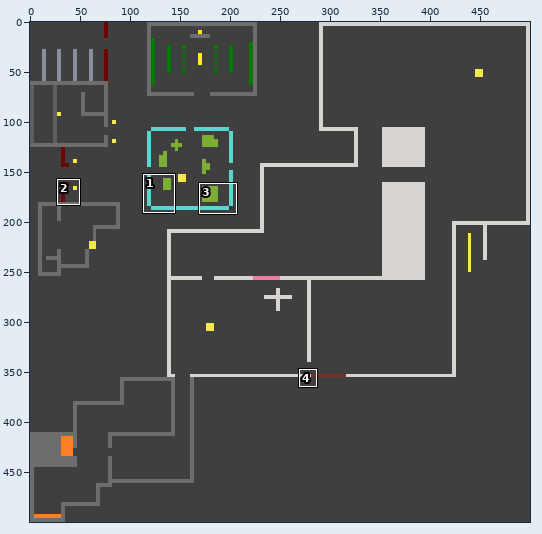
File history of a sprite sheet, fondo.png. The first picture is a wide view before the edit; the outline marks the close-up.
Close-up. First the earlier version:
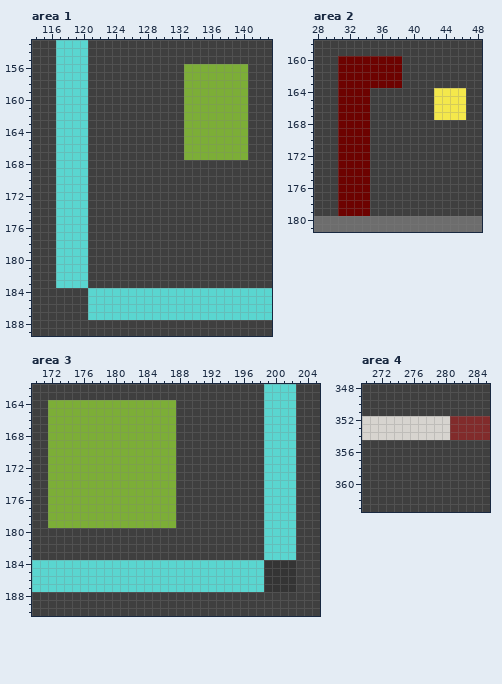
The file is 500x500 pixels. Colours within 5 levels of each other are drawn and written as one. Shown: area 1: x 114..143, y 153..189; area 2: x 28..48, y 158..181; area 3: x 170..205, y 162..190; area 4: x 270..285, y 348..363. The commit also changed other parts of the picture, which this record leaves out.
Once edited:
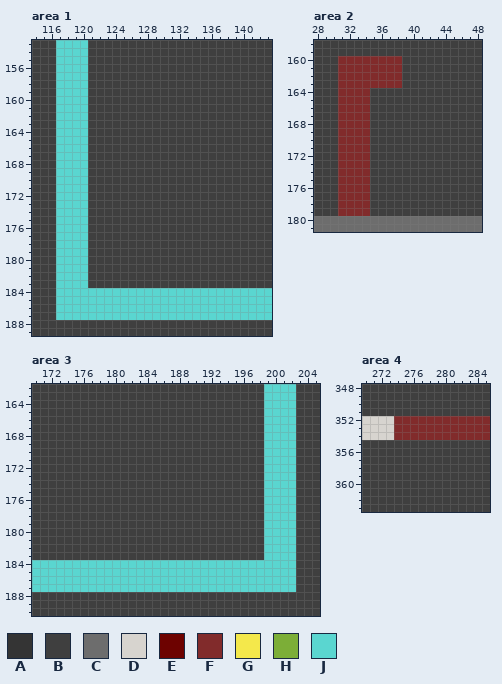
Palette (. is transparent): A #343434  B #3f3f3f  C #6d6d6d  D #d7d4cf  E #6d0200  F #812b2b  G #f4e84b  H #7cae37  J #5ad6d0
The edit:
--- area 1
@@ x 131..142 @@
 155 BBBBBBBBBBBB
-156 BBHHHHHHHHBB
-157 BBHHHHHHHHBB
-158 BBHHHHHHHHBB
-159 BBHHHHHHHHBB
-160 BBHHHHHHHHBB
-161 BBHHHHHHHHBB
-162 BBHHHHHHHHBB
-163 BBHHHHHHHHBB
-164 BBHHHHHHHHBB
-165 BBHHHHHHHHBB
-166 BBHHHHHHHHBB
-167 BBHHHHHHHHBB
+156 BBBBBBBBBBBB
+157 BBBBBBBBBBBB
+158 BBBBBBBBBBBB
+159 BBBBBBBBBBBB
+160 BBBBBBBBBBBB
+161 BBBBBBBBBBBB
+162 BBBBBBBBBBBB
+163 BBBBBBBBBBBB
+164 BBBBBBBBBBBB
+165 BBBBBBBBBBBB
+166 BBBBBBBBBBBB
+167 BBBBBBBBBBBB
 168 BBBBBBBBBBBB
@@ x 115..122 @@
 183 BBJJJJBB
-184 BBBBBBJJ
-185 BBBBBBJJ
-186 BBBBBBJJ
-187 BBBBBBJJ
+184 BBJJJJJJ
+185 BBJJJJJJ
+186 BBJJJJJJ
+187 BBJJJJJJ
 188 BBBBBBBB
--- area 2
@@ x 28..48 @@
 159 BBBBBBBBBBBBBBBBBBBBB
-160 BBBEEEEEEEEBBBBBBBBBB
-161 BBBEEEEEEEEBBBBBBBBBB
-162 BBBEEEEEEEEBBBBBBBBBB
-163 BBBEEEEEEEEBBBBBBBBBB
-164 BBBEEEEBBBBBBBBGGGGBB
-165 BBBEEEEBBBBBBBBGGGGBB
-166 BBBEEEEBBBBBBBBGGGGBB
-167 BBBEEEEBBBBBBBBGGGGBB
-168 BBBEEEEBBBBBBBBBBBBBB
-169 BBBEEEEBBBBBBBBBBBBBB
-170 BBBEEEEBBBBBBBBBBBBBB
-171 BBBEEEEBBBBBBBBBBBBBB
-172 BBBEEEEBBBBBBBBBBBBBB
-173 BBBEEEEBBBBBBBBBBBBBB
-174 BBBEEEEBBBBBBBBBBBBBB
-175 BBBEEEEBBBBBBBBBBBBBB
-176 BBBEEEEBBBBBBBBBBBBBB
-177 BBBEEEEBBBBBBBBBBBBBB
-178 BBBEEEEBBBBBBBBBBBBBB
-179 BBBEEEEBBBBBBBBBBBBBB
+160 BBBFFFFFFFFBBBBBBBBBB
+161 BBBFFFFFFFFBBBBBBBBBB
+162 BBBFFFFFFFFBBBBBBBBBB
+163 BBBFFFFFFFFBBBBBBBBBB
+164 BBBFFFFBBBBBBBBBBBBBB
+165 BBBFFFFBBBBBBBBBBBBBB
+166 BBBFFFFBBBBBBBBBBBBBB
+167 BBBFFFFBBBBBBBBBBBBBB
+168 BBBFFFFBBBBBBBBBBBBBB
+169 BBBFFFFBBBBBBBBBBBBBB
+170 BBBFFFFBBBBBBBBBBBBBB
+171 BBBFFFFBBBBBBBBBBBBBB
+172 BBBFFFFBBBBBBBBBBBBBB
+173 BBBFFFFBBBBBBBBBBBBBB
+174 BBBFFFFBBBBBBBBBBBBBB
+175 BBBFFFFBBBBBBBBBBBBBB
+176 BBBFFFFBBBBBBBBBBBBBB
+177 BBBFFFFBBBBBBBBBBBBBB
+178 BBBFFFFBBBBBBBBBBBBBB
+179 BBBFFFFBBBBBBBBBBBBBB
 180 CCCCCCCCCCCCCCCCCCCCC
--- area 3
@@ x 170..189 @@
 163 BBBBBBBBBBBBBBBBBBBB
-164 BBHHHHHHHHHHHHHHHHBB
-165 BBHHHHHHHHHHHHHHHHBB
-166 BBHHHHHHHHHHHHHHHHBB
-167 BBHHHHHHHHHHHHHHHHBB
-168 BBHHHHHHHHHHHHHHHHBB
-169 BBHHHHHHHHHHHHHHHHBB
-170 BBHHHHHHHHHHHHHHHHBB
-171 BBHHHHHHHHHHHHHHHHBB
-172 BBHHHHHHHHHHHHHHHHBB
-173 BBHHHHHHHHHHHHHHHHBB
-174 BBHHHHHHHHHHHHHHHHBB
-175 BBHHHHHHHHHHHHHHHHBB
-176 BBHHHHHHHHHHHHHHHHBB
-177 BBHHHHHHHHHHHHHHHHBB
-178 BBHHHHHHHHHHHHHHHHBB
-179 BBHHHHHHHHHHHHHHHHBB
+164 BBBBBBBBBBBBBBBBBBBB
+165 BBBBBBBBBBBBBBBBBBBB
+166 BBBBBBBBBBBBBBBBBBBB
+167 BBBBBBBBBBBBBBBBBBBB
+168 BBBBBBBBBBBBBBBBBBBB
+169 BBBBBBBBBBBBBBBBBBBB
+170 BBBBBBBBBBBBBBBBBBBB
+171 BBBBBBBBBBBBBBBBBBBB
+172 BBBBBBBBBBBBBBBBBBBB
+173 BBBBBBBBBBBBBBBBBBBB
+174 BBBBBBBBBBBBBBBBBBBB
+175 BBBBBBBBBBBBBBBBBBBB
+176 BBBBBBBBBBBBBBBBBBBB
+177 BBBBBBBBBBBBBBBBBBBB
+178 BBBBBBBBBBBBBBBBBBBB
+179 BBBBBBBBBBBBBBBBBBBB
 180 BBBBBBBBBBBBBBBBBBBB
@@ x 197..204 @@
 183 BBJJJJBB
-184 JJAAAABB
-185 JJAAAABB
-186 JJAAAABB
-187 JJAAAABB
+184 JJJJJJBB
+185 JJJJJJBB
+186 JJJJJJBB
+187 JJJJJJBB
 188 BBBBBBBB
--- area 4
@@ x 272..282 @@
 351 BBBBBBBBBBB
-352 DDDDDDDDDFF
-353 DDDDDDDDDFF
-354 DDDDDDDDDFF
+352 DDFFFFFFFFF
+353 DDFFFFFFFFF
+354 DDFFFFFFFFF
 355 BBBBBBBBBBB
Where, in picture pixels (left, top, right, bottom), the same in both close-ups:
changed: (184, 64, 248, 160)
changed: (56, 288, 88, 320)
changed: (338, 56, 402, 216)
changed: (434, 88, 466, 120)
changed: (48, 400, 176, 528)
changed: (264, 560, 296, 592)
changed: (394, 416, 450, 440)
